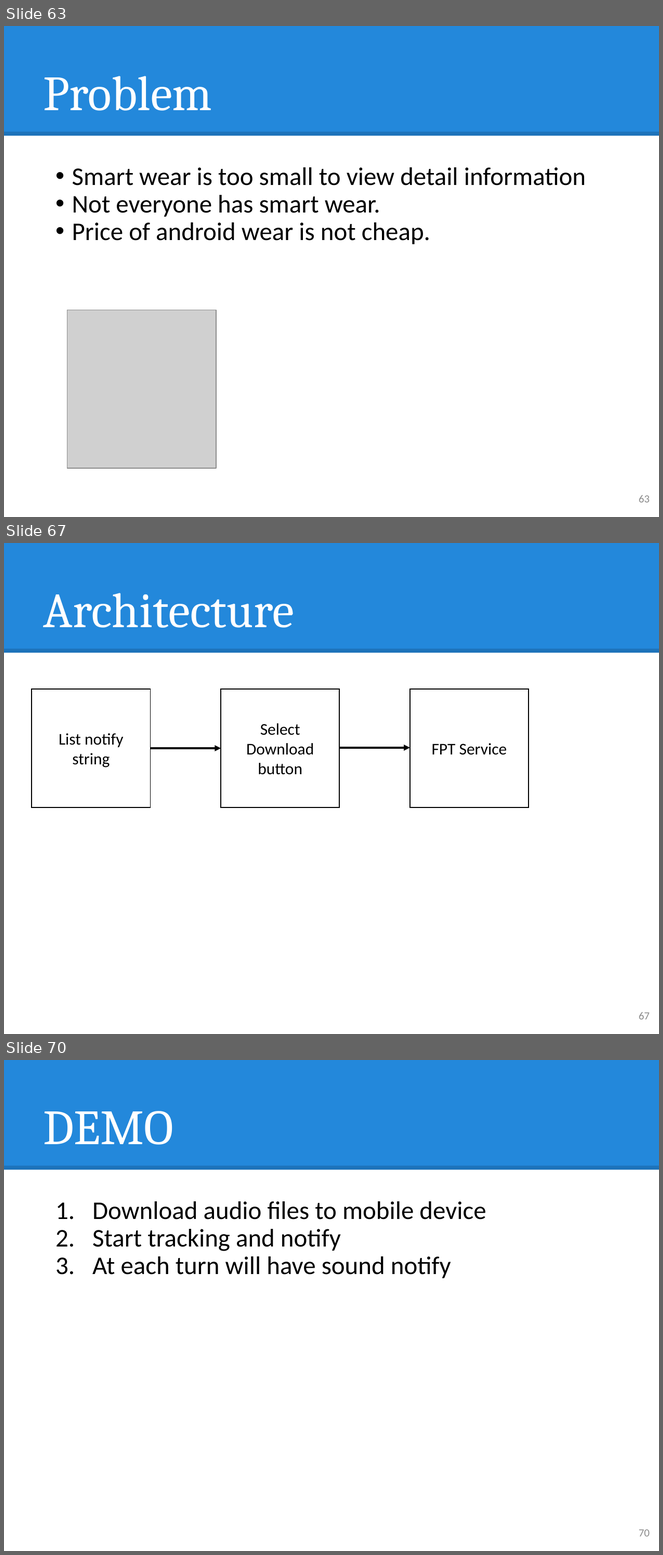
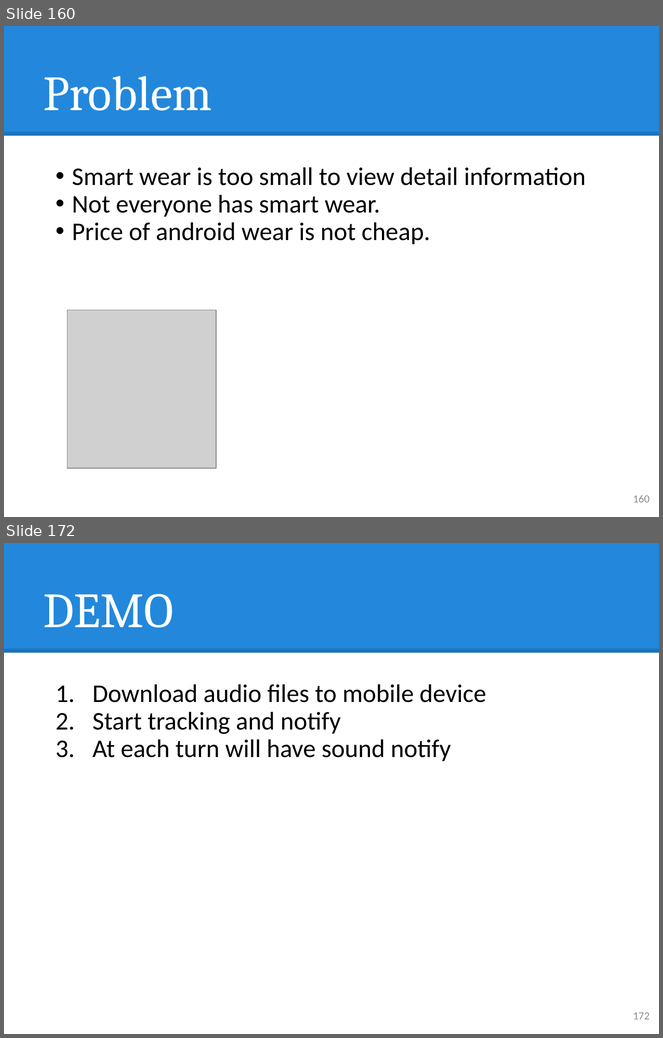
Before and after one commit to hqt/street-router, a slide deck: Document/presentation/full presentation.pptx. Shown one above the other, each under a label of ours: slides 63, 67 and 70 before the commit, slides 160 and 172 after it; the slides between them are not shown. The pictures are 663x1555 and 663x1038 pixels, drawn with LibreOffice and Linux fonts; fonts in the diff are those of the drawing; grey boxes stand for pictures. Boxes give left, top, right and bottom in pixels: in the first picture for what was removed or moved away, otherwise in the second. Text is boxed around its words. In the diff, an @@ line names an element or a change of style, - is before the commit and + after.

```diff
--- a/Document/presentation/full presentation.pptx
+++ b/Document/presentation/full presentation.pptx
@@ slide 67 removed at bbox=[4, 543, 659, 1034], background #FFFFFF; not listed: 2 template elements that a slide beside it also shows @@
@@ title removed at bbox=[44, 593, 294, 628] @@
-Architecture
@@ rectangle removed at bbox=[32, 689, 150, 808] @@
-List notify string
@@ rectangle removed at bbox=[221, 689, 339, 808] @@
-Select Download button
@@ rectangle removed at bbox=[410, 689, 529, 808] @@
-FPT Service
@@ arrow removed from (150, 749) to (221, 749) @@
@@ arrow removed from (339, 748) to (410, 748) @@
@@ page number removed at bbox=[639, 1013, 650, 1020] @@
-67
@@ what was slide 63 is now slide 160 @@
@@ page number at bbox=[633, 496, 650, 503]: text changed @@
-63
+160
@@ what was slide 70 is now slide 172 @@
@@ page number at bbox=[633, 1013, 650, 1020]: text changed @@
-70
+172
```
Also in this commit, not shown: 1 slide changed, 66 slides added, 43 other slides removed, 21 other files.
